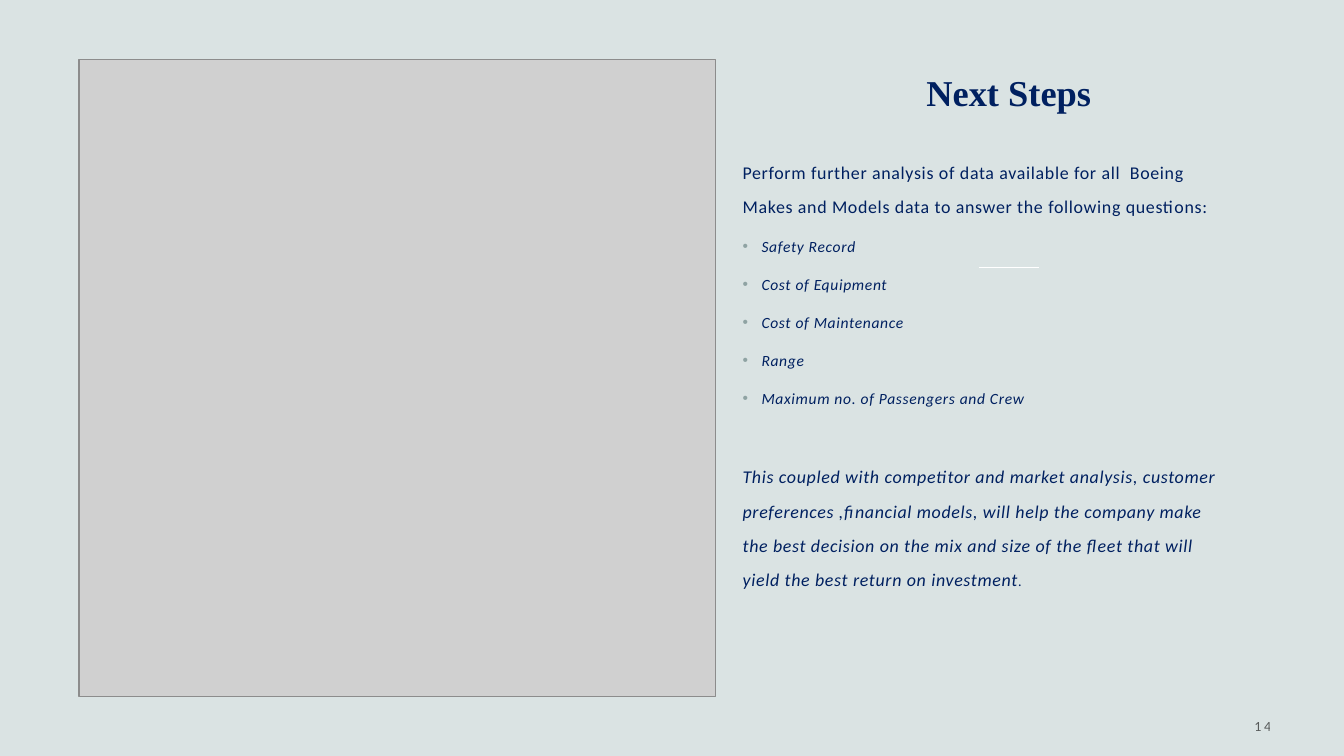
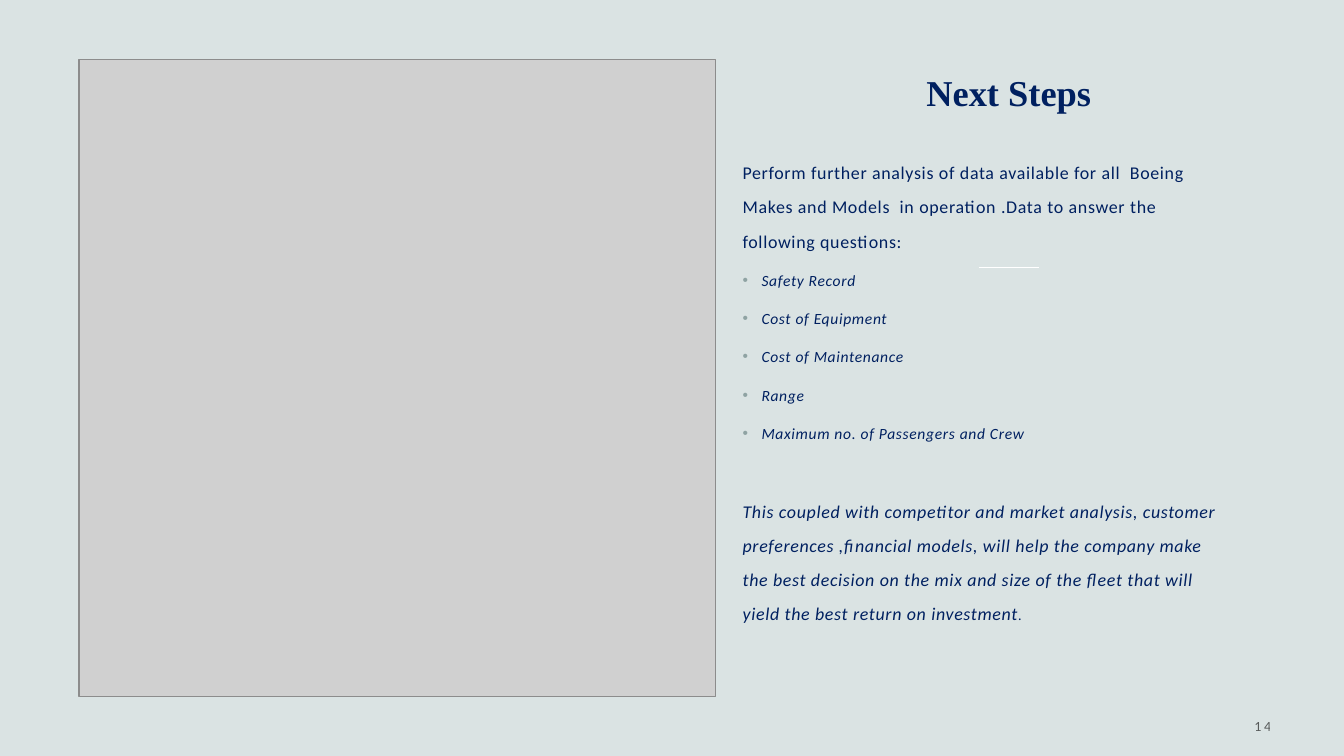
Before and after one commit to WambuiMunene/DSPT08_Phase1-Project, a slide deck: slide 14 of Presentation.pptx. Drawn at 1344x756 pixels with LibreOffice and Linux fonts; fonts in the diff are those of the drawing; grey boxes stand for pictures. Boxes give left, top, right and bottom in pixels: in the first picture for what was removed or moved away, otherwise in the second. Text is boxed around its words. In the diff, an @@ line names an element or a change of style, - is before the commit and + after.

```diff
--- a/Presentation.pptx
+++ b/Presentation.pptx
@@ text at <box>743,166,1183,251</box>: text changed @@
-Perform further analysis of data available for all Boeing Makes and Models data to answer the following questions:
+Perform further analysis of data available for all Boeing Makes and Models in operation .Data to answer the following questions:
```
Also in this commit, not shown: 5 other slides changed, 1 other file.
